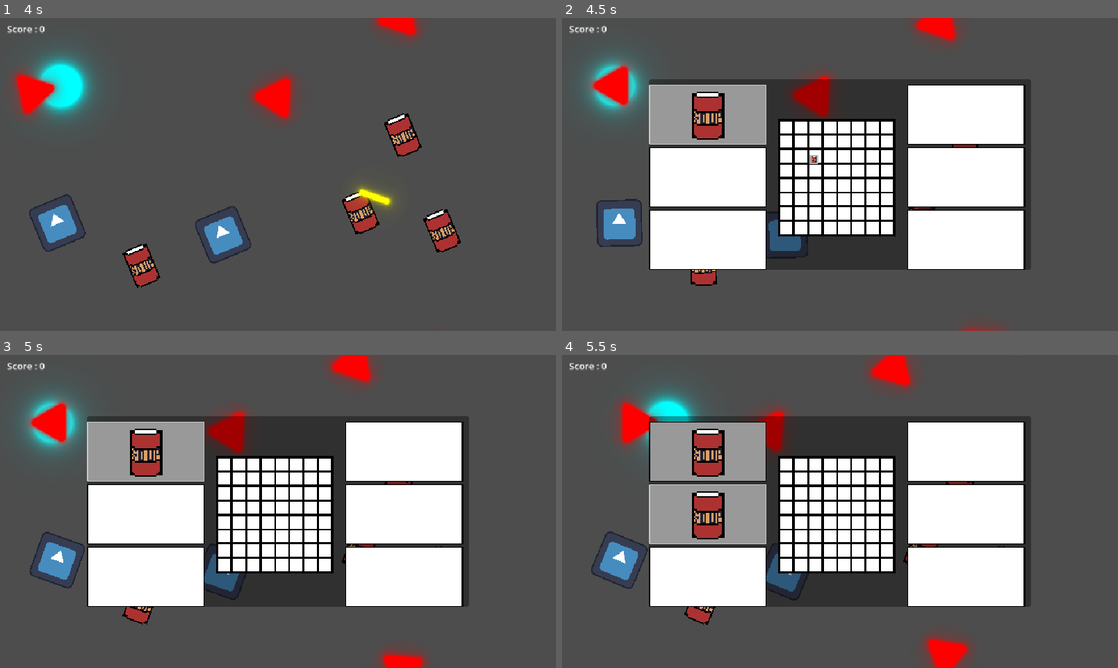
Above: before the commit, frames 1-4 (two rows, left to right).
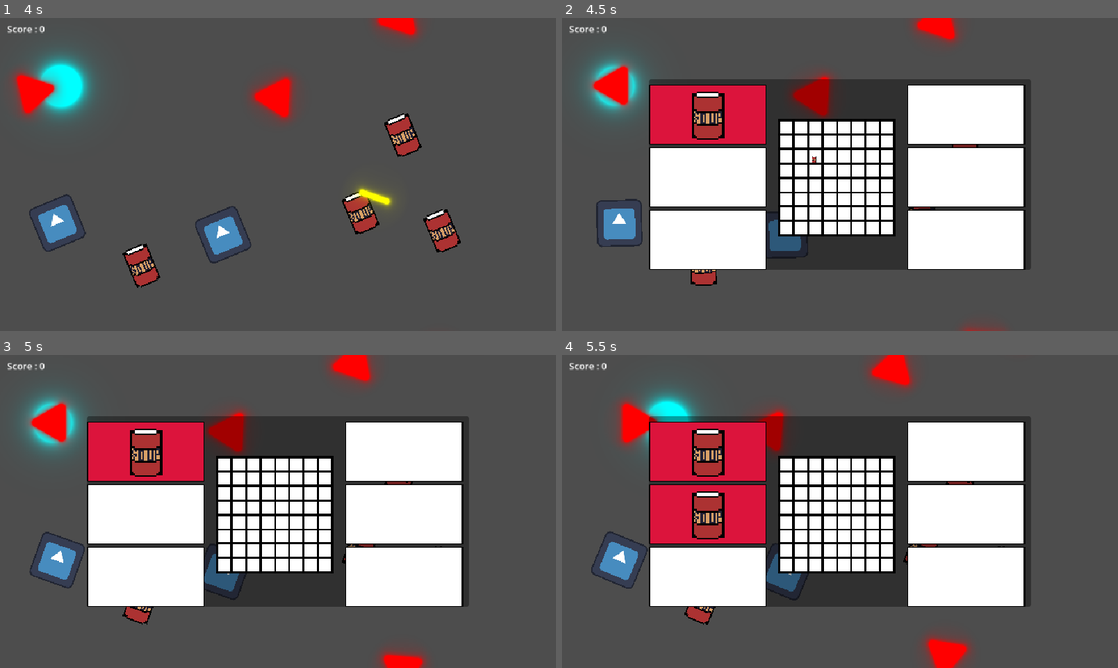
Above: after the commit, the same moments.

Repository: loco-choco/quantux-ui-experiment
Game: Godot game, scene res://main.tscn
Two runs of this game, one before a commit and one after it. Both use one fixed random seed, a clock stepped at 60 frames per second and the inputs below. The engine's default icon, where the game draws it, is replaced by a stand-in: a white triangle on a blue panel in a dark square.
Inputs (mouse positions are in pixels of both pictures, inside the frame that each line leads up to):
- Up to frame 1 (4 s): move the mouse to (400, 158) at 0.52 s; hold Left (player_move_x_neg) 0.53-1.28 s; click (400, 158) at 0.67 s; move the mouse to (166, 190) at 1.27 s; tap Right (player_move_x_pos) at 1.35 s; click (166, 190) at 1.42 s; move the mouse to (333, 105) at 2.02 s; hold Up (player_move_y_neg) 2.03-2.78 s; click (333, 105) at 2.17 s; move the mouse to (250, 237) at 2.77 s; tap Down (player_move_y_pos) at 2.85 s; click (250, 237) at 2.92 s; move the mouse to (444, 221) at 3.52 s; tap E (shoot) at 3.6 s; click (444, 221) at 3.67 s
- Up to frame 2 (4.5 s): tap Space (hud_toggle_inventory) at 4.15 s; move the mouse to (706, 115) at 4.27 s; tap Left (player_move_x_neg) at 4.35 s; click (706, 115) at 4.42 s
- Up to frame 3 (5 s): click (144, 452) at 4.9 s
- Up to frame 4 (5.5 s): move the mouse to (706, 514) at 5.02 s; hold Right (player_move_x_pos) from 5.03 s (still down); click (706, 514) at 5.17 s

Frame 1 is identical in both runs. In frame 2, 3.2% of the frame differs, in the area x 15-47%, y 21-47%; in frame 3, 3.2%; in frame 4, 6.1%, in the area x 15-37%, y 21-61%.

Commit message:
fixed handling swap with proper intersection checking

Diff:
--- a/inventories/grid/inventory_slot.gd
+++ b/inventories/grid/inventory_slot.gd
@@ -1,6 +1,7 @@
 class_name InventorySlot extends PanelContainer
 
 var item_in_slot: InventoryItem = null
+var item_slot_pos: Vector2i = Vector2i()
 
 @export var top_neighbor : InventorySlot = null
 @export var bottom_neighbor : InventorySlot = null
@@ -34,19 +35,24 @@
 		elif held_item != null:
 			var held_item_size : Vector2 = Vector2(held_item.dimensions) \
 								 if not infinity_size else Vector2.ONE
-			if item_in_slot == null:  # Placing item in slot
+			var intersecting_items: Dictionary[InventoryItem, InventorySlot] \
+				= find_intersecting_items(held_item.dimensions)
+			if intersecting_items.size() == 0: # No items in region, we can place
 				if set_item(held_item):
 					var item_rect : Rect2 = Rect2(global_position, size * held_item_size)
 					held_item.get_placed(item_rect)
-			else: # Swaping item held for the one in slot
-				var old_item : InventoryItem = item_in_slot
-				clear_item()
+			elif intersecting_items.size() == 1:
+			# Swaping item held for the one in the region
+				var interc_item : InventoryItem = intersecting_items.keys()[0]
+				var interc_item_slot: InventorySlot = intersecting_items[interc_item]
+				var interc_item_slot_pos : Vector2i = interc_item_slot.item_slot_pos
+				interc_item_slot.clear_item()
 				if set_item(held_item): #Swap!
 					var item_rect : Rect2 = Rect2(global_position, size * held_item_size)
 					held_item.get_placed(item_rect)
-					old_item.get_picked_up()
+					interc_item.get_picked_up()
 				else: #Return old item
-					set_item(old_item)
+					interc_item_slot.set_item(interc_item, interc_item_slot_pos)
 		## TODO Add feedback that the new item couldnt fit the slot
 		## IDEA: Make the held item shake and play a negation sfx
 
@@ -66,21 +72,24 @@
 	if focus_neighbor_left:
 		focus_neighbor_left   = left_neighbor.get_path()
 
-func set_item(item: InventoryItem) -> bool:
-	assert(item.dimensions.x > 0 and item.dimensions.y > 0, "Dimension is not positive! ")
-	var slots_used : Array[InventorySlot] = []
+func set_item(item: InventoryItem, pos: Vector2i = Vector2()) -> bool:
+	assert(item.dimensions.x > 0 and item.dimensions.y > 0, "Dimension is not positive!")
+	assert(pos.x >= 0 and pos.x < item.dimensions.x \
+	   and pos.y >= 0 and pos.x < item.dimensions.y, "Slot position outside item dimension!")
+	var slots_used : Dictionary[InventorySlot, Vector2i] = {}
 	print("Dim: ", item.dimensions)
-	var can_set : bool = _set_item_recursive(item, 0, 0, slots_used)
+	var can_set : bool = _set_item_recursive(item, pos.x, pos.y, slots_used)
 	print("Used: ", slots_used.size())
 	if can_set:
 		for s in slots_used:
 			s.item_in_slot = item
+			s.item_slot_pos = slots_used[s]
 			s.focus_sqr.color = Color.CRIMSON
 	return can_set
 
-func _set_item_recursive(item: InventoryItem, x: int, y: int, tested: Array[InventorySlot]) -> bool:
-	tested.append(self)
-	if item_in_slot != null:
+func _set_item_recursive(item: InventoryItem, x: int, y: int, tested: Dictionary[InventorySlot, Vector2i]) -> bool:
+	tested[self] = Vector2i(x, y)
+	if has_item():
 		return false
 	if infinity_size: ## If infinity size, stop there
 		item_in_slot = item
@@ -134,3 +143,35 @@
 		right_neighbor._clear_item_recursive(item)
 	if left_neighbor != null:
 		left_neighbor._clear_item_recursive(item)
+
+func find_intersecting_items(dimension: Vector2i, pos: Vector2i = Vector2()) -> Dictionary[InventoryItem, InventorySlot]:
+	assert(dimension.x > 0 and dimension.y > 0, "Dimension is not positive!")
+	assert(pos.x >= 0 and pos.x < dimension.x \
+	   and pos.y >= 0 and pos.x < dimension.y, "Slot position outside item dimension!")
+	var slots_in_region : Array[InventorySlot] = []
+	_find_intersecting_items_recursive(dimension, pos.x, pos.y, slots_in_region)
+	var slots_with_unique_items : Dictionary[InventoryItem, InventorySlot] = {}
+	for s in slots_in_region:
+		if s.item_in_slot and s.item_in_slot not in slots_with_unique_items:
+			slots_with_unique_items[s.item_in_slot] = s
+	return slots_with_unique_items
+
+func _find_intersecting_items_recursive(dimension: Vector2i, x: int, y: int, tested: Array[InventorySlot]) -> void:
+	tested.append(self)
+	## Check neighbors
+	## Top
+	if y > 0:
+		if top_neighbor and top_neighbor not in tested:
+			top_neighbor._find_intersecting_items_recursive(dimension, x, y-1, tested)
+	## Bottom
+	if y < dimension.y - 1:
+		if bottom_neighbor and bottom_neighbor not in tested:
+			bottom_neighbor._find_intersecting_items_recursive(dimension, x, y+1, tested)
+	## Left
+	if x > 0:
+		if left_neighbor and left_neighbor not in tested:
+			left_neighbor._find_intersecting_items_recursive(dimension, x - 1, y, tested)
+	## Right
+	if x < dimension.y - 1:
+		if right_neighbor and right_neighbor not in tested:
+			right_neighbor._find_intersecting_items_recursive(dimension, x + 1, y, tested)
--- a/items/inventory_item.tscn
+++ b/items/inventory_item.tscn
@@ -6,42 +6,11 @@
 
 [sub_resource type="StyleBoxEmpty" id="StyleBoxEmpty_v7vax"]
 
-[sub_resource type="StyleBoxFlat" id="StyleBoxFlat_gs1gh"]
-border_width_left = 2
-border_width_top = 2
-border_width_right = 2
-border_width_bottom = 2
-border_color = Color(0, 0, 0, 1)
-corner_radius_top_left = 2
-corner_radius_top_right = 2
-corner_radius_bottom_right = 2
-corner_radius_bottom_left = 2
-anti_aliasing_size = 0.1
+[sub_resource type="StyleBoxEmpty" id="StyleBoxEmpty_gs1gh"]
 
-[sub_resource type="StyleBoxFlat" id="StyleBoxFlat_wfwh4"]
-border_width_left = 2
-border_width_top = 2
-border_width_right = 2
-border_width_bottom = 2
-border_color = Color(0.78352344, 0.7835234, 0.7835234, 1)
-corner_radius_top_left = 2
-corner_radius_top_right = 2
-corner_radius_bottom_right = 2
-corner_radius_bottom_left = 2
-anti_aliasing_size = 0.1
+[sub_resource type="StyleBoxEmpty" id="StyleBoxEmpty_wfwh4"]
 
-[sub_resource type="StyleBoxFlat" id="StyleBoxFlat_v7vax"]
-bg_color = Color(0.6, 0.6, 0.6, 0.15686275)
-border_width_left = 2
-border_width_top = 2
-border_width_right = 2
-border_width_bottom = 2
-border_color = Color(0.78352344, 0.7835234, 0.7835234, 1)
-corner_radius_top_left = 2
-corner_radius_top_right = 2
-corner_radius_bottom_right = 2
-corner_radius_bottom_left = 2
-anti_aliasing_size = 0.1
+[sub_resource type="StyleBoxEmpty" id="StyleBoxEmpty_h2xrm"]
 
 [node name="InventoryItem" type="Node2D"]
 script = ExtResource("1_7uw6o")
@@ -57,17 +26,17 @@
 [node name="PanelDiselected" type="Panel" parent="PanelContainer"]
 layout_mode = 2
 mouse_filter = 2
-theme_override_styles/panel = SubResource("StyleBoxFlat_gs1gh")
+theme_override_styles/panel = SubResource("StyleBoxEmpty_gs1gh")
 
 [node name="PanelSelected" type="Panel" parent="PanelContainer"]
 layout_mode = 2
 mouse_filter = 2
-theme_override_styles/panel = SubResource("StyleBoxFlat_wfwh4")
+theme_override_styles/panel = SubResource("StyleBoxEmpty_wfwh4")
 
 [node name="PanelHeld" type="Panel" parent="PanelContainer"]
 layout_mode = 2
 mouse_filter = 2
-theme_override_styles/panel = SubResource("StyleBoxFlat_v7vax")
+theme_override_styles/panel = SubResource("StyleBoxEmpty_h2xrm")
 
 [node name="MarginContainer" type="MarginContainer" parent="PanelContainer"]
 layout_mode = 2
